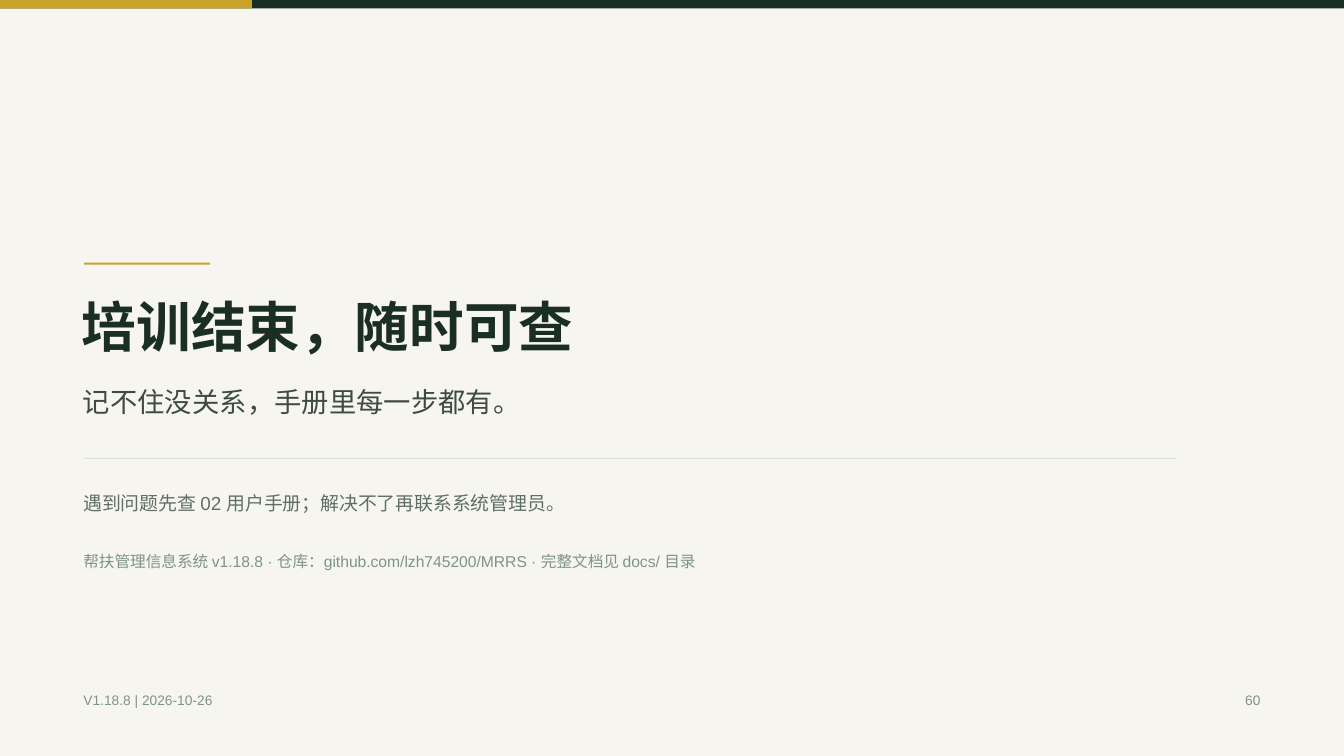
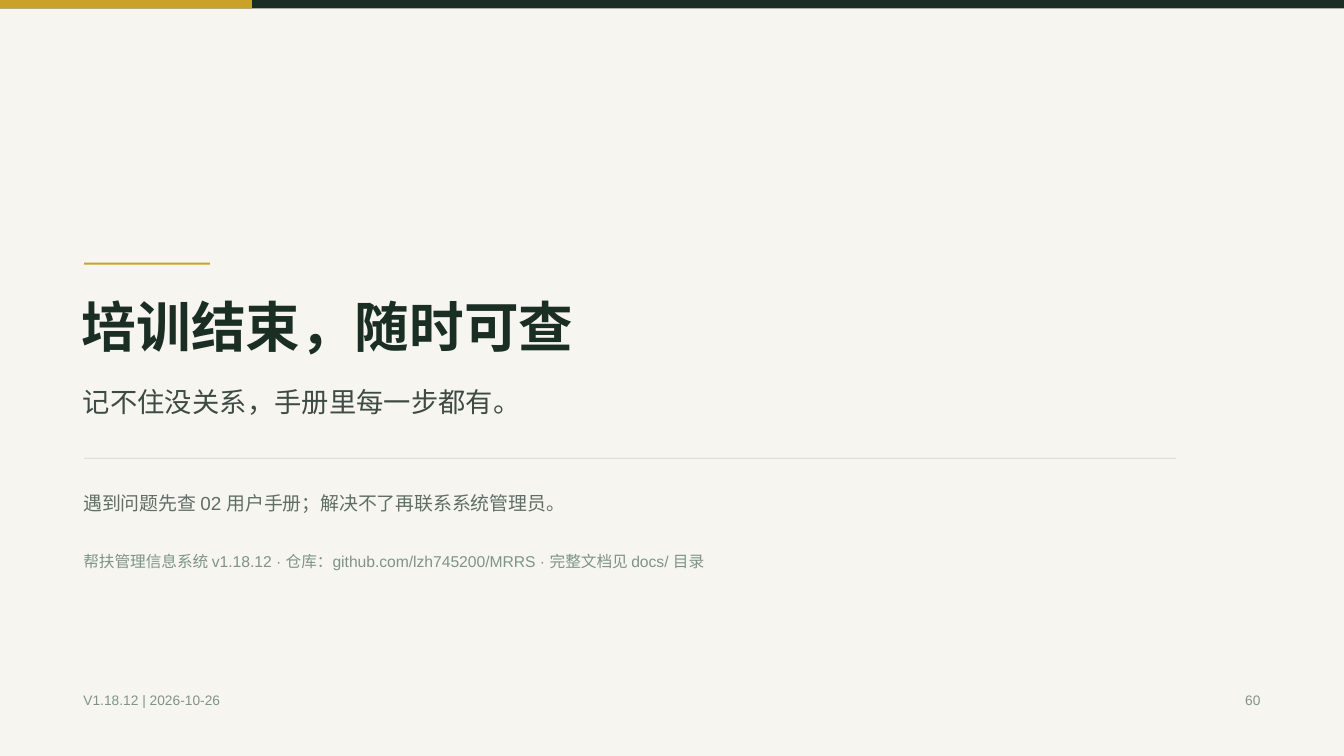
Before and after one commit to lzh745200/MRRS, a slide deck: slide 60 of docs/帮扶管理信息系统-操作培训.pptx. Drawn at 1344x756 pixels with LibreOffice and Linux fonts; fonts in the diff are those of the drawing. Boxes give left, top, right and bottom in pixels: in the first picture for what was removed or moved away, otherwise in the second. Text is boxed around its words. In the diff, an @@ line names an element or a change of style, - is before the commit and + after.

Commit message:
docs(ppt): 另两个配套 PPT 版本标记 V1.18.8 → V1.18.12（操作培训 55 处 / 零基础版 40 处）
此前这两个文件被 WPS 演示占用（写盘 PermissionError），用户关闭后补齐：
  · `帮扶管理信息系统-操作培训.pptx`（60 页）55 处页脚/封面标记
  · `帮扶管理信息系统介绍-零基础版.pptx`（44 页）40 处

同样只改「当前版本标记」，历史版本表（如 `v1.18.2 → v1.18.8：六版收口要点`）保持原样。
三个 PPT 现在统一为 V1.18.12。

复核：三个 PPT 的版本标记扫描均为 V1.18.12（介绍版仍保留历史条目 v1.18.8 等）；
溢出检查未新增（介绍 373 / 操作培训 与 零基础版 与改动前一致，纯文本替换不改变排版）。

```diff
--- a/docs/帮扶管理信息系统-操作培训.pptx
+++ b/docs/帮扶管理信息系统-操作培训.pptx
@@ text at (x1=83, y1=554, x2=704, y2=570): text changed @@
-帮扶管理信息系统 v1.18.8 · 仓库：github.com/lzh745200/MRRS · 完整文档见 docs/ 目录
+帮扶管理信息系统 v1.18.12 · 仓库：github.com/lzh745200/MRRS · 完整文档见 docs/ 目录
@@ text at (x1=83, y1=695, x2=220, y2=705): text changed @@
-V1.18.8 | 2026-10-26
+V1.18.12 | 2026-10-26
```
Also in this commit, not shown: 53 other slides changed, 1 other file.
